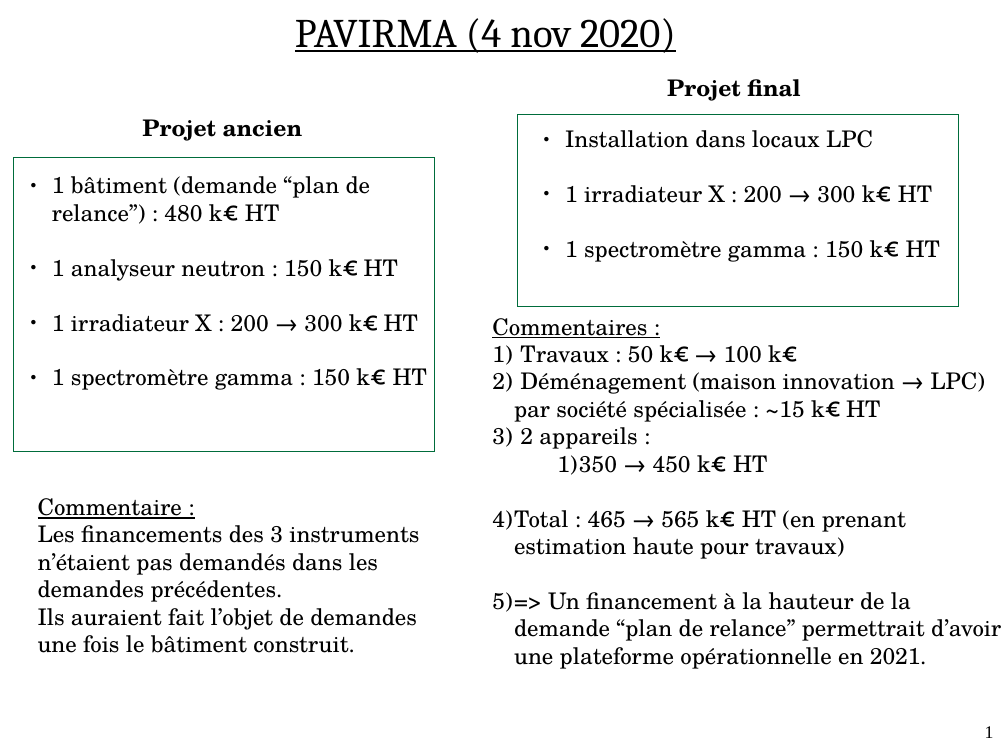
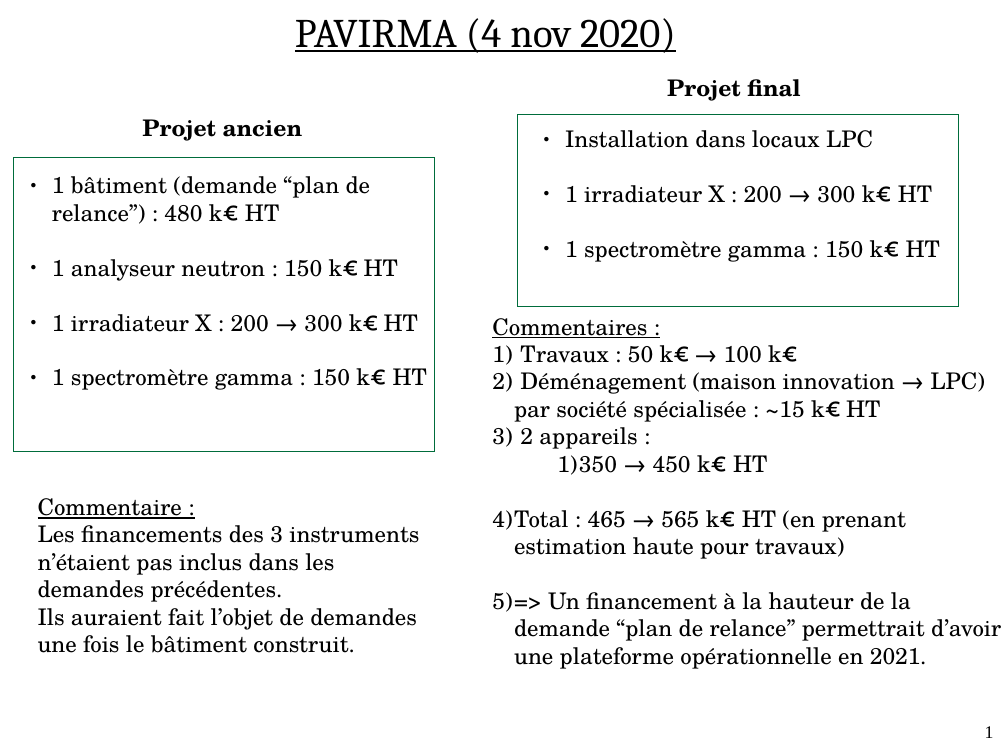
Before and after one commit to ebusato/talks-pavirma, a slide deck: slide 1 of 2020-11-04_PresentationALaPresidence/pavirma_2020-11-04.odp. Drawn at 1008x756 pixels with LibreOffice and Linux fonts; fonts in the diff are those of the drawing. Boxes give left, top, right and bottom in pixels: in the first picture for what was removed or moved away, otherwise in the second. Text is boxed around its words. In the diff, an @@ line names an element or a change of style, - is before the commit and + after.

```diff
--- a/2020-11-04_PresentationALaPresidence/pavirma_2020-11-04.odp
+++ b/2020-11-04_PresentationALaPresidence/pavirma_2020-11-04.odp
@@ text at [38, 525, 419, 602]: text changed @@
-Les financements des 3 instruments n’étaient pas demandés dans les demandes précédentes.
+Les financements des 3 instruments n’étaient pas inclus dans les demandes précédentes.
```
Also in this commit, not shown: 2 other files.
